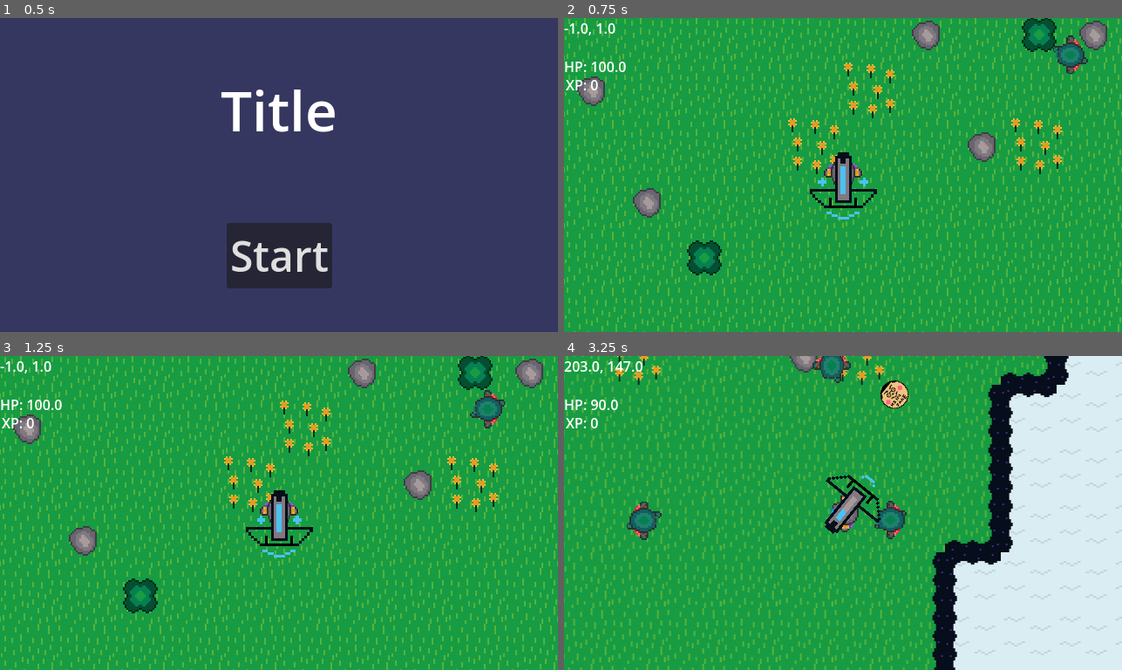
Above: before the commit, frames 1-4 (two rows, left to right).
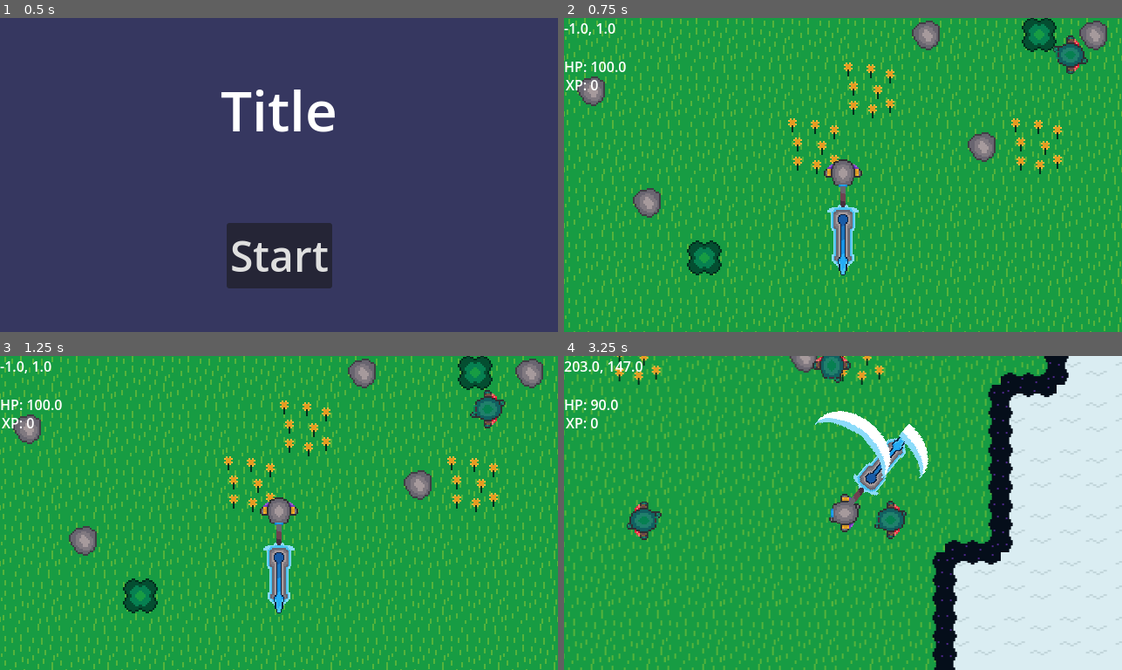
Above: after the commit, the same moments.

Repository: coder1015/real-roguelite
Game: Godot game, scene res://Scenes/main_menu.tscn
Two runs of this game, one before a commit and one after it. Both use one fixed random seed, a clock stepped at 60 frames per second and the inputs below.
Inputs (mouse positions are in pixels of both pictures, inside the frame that each line leads up to):
- Up to frame 1 (0.5 s): no input
- Up to frame 2 (0.75 s): click "Start" at 0.5 s
- Up to frame 3 (1.25 s): no input
- Up to frame 4 (3.25 s): move the mouse to (965, 497) at 1.27 s; press the mouse at (965, 497) at 1.28 s; hold D (move_right) 1.28-2.03 s; move the mouse to (731, 528) at 2.02 s; release the mouse at (731, 528) at 2.03 s; hold S (move_down) 2.03-2.78 s; click (731, 528) at 2.1 s; move the mouse to (898, 443) at 2.77 s; press the mouse at (898, 443) at 2.78 s; hold D (move_right) from 2.78 s (still down)

Frame 1 is identical in both runs. In frame 2, 1.4% of the frame differs, in the area x 44-57%, y 42-82%; in frame 3, 1.4%; in frame 4, 2.7%, in the area x 45-66%, y 7-57%.

Commit message:
Armor, holy this took a while

Diff:
--- /dev/null
+++ b/real-roguelike-godot-name/Scenes/armor_drop.tscn
@@ -0,0 +1,19 @@
+[gd_scene format=3 uid="uid://cdelprtp8h85t"]
+
+[ext_resource type="Script" uid="uid://uti4dquxmj84" path="res://Scripts/armor_drop.gd" id="1_tgjgc"]
+
+[sub_resource type="RectangleShape2D" id="RectangleShape2D_vpak2"]
+size = Vector2(150, 20)
+
+[node name="ArmorDrop" type="Area2D" unique_id=377646103]
+script = ExtResource("1_tgjgc")
+
+[node name="Label" type="Label" parent="." unique_id=688454373]
+offset_left = -75.0
+offset_top = -10.0
+offset_right = -35.0
+offset_bottom = 13.0
+horizontal_alignment = 1
+
+[node name="CollisionShape2D" type="CollisionShape2D" parent="." unique_id=1799111704]
+shape = SubResource("RectangleShape2D_vpak2")
--- /dev/null
+++ b/real-roguelike-godot-name/Scenes/armor_menu.tscn
@@ -0,0 +1,68 @@
+[gd_scene format=3 uid="uid://csi68ilfoni0k"]
+
+[ext_resource type="Script" uid="uid://c3x4pep2mflk6" path="res://Scripts/armor_menu.gd" id="1_cyo7n"]
+
+[node name="ArmorMenu" type="Control" unique_id=1867478147]
+process_mode = 3
+layout_mode = 3
+anchors_preset = 15
+anchor_right = 1.0
+anchor_bottom = 1.0
+grow_horizontal = 2
+grow_vertical = 2
+script = ExtResource("1_cyo7n")
+
+[node name="PanelContainer" type="PanelContainer" parent="." unique_id=627139744]
+process_mode = 3
+layout_mode = 0
+offset_right = 40.0
+offset_bottom = 40.0
+
+[node name="VBoxContainer" type="VBoxContainer" parent="PanelContainer" unique_id=1972721608]
+layout_mode = 2
+
+[node name="Title" type="Label" parent="PanelContainer/VBoxContainer" unique_id=1282393706]
+layout_mode = 2
+
+[node name="HSeparator" type="HSeparator" parent="PanelContainer/VBoxContainer" unique_id=197234455]
+layout_mode = 2
+
+[node name="HeadSlot" type="VBoxContainer" parent="PanelContainer/VBoxContainer" unique_id=666324320]
+layout_mode = 2
+
+[node name="HeadTitle" type="Label" parent="PanelContainer/VBoxContainer/HeadSlot" unique_id=1174721286]
+layout_mode = 2
+
+[node name="HeadStats" type="VBoxContainer" parent="PanelContainer/VBoxContainer/HeadSlot" unique_id=476181150]
+layout_mode = 2
+
+[node name="HSeparator2" type="HSeparator" parent="PanelContainer/VBoxContainer" unique_id=1512580071]
+layout_mode = 2
+
+[node name="ChestSlot" type="VBoxContainer" parent="PanelContainer/VBoxContainer" unique_id=1710509548]
+layout_mode = 2
+
+[node name="ChestTitle" type="Label" parent="PanelContainer/VBoxContainer/ChestSlot" unique_id=1532457237]
+layout_mode = 2
+
+[node name="ChestStats" type="VBoxContainer" parent="PanelContainer/VBoxContainer/ChestSlot" unique_id=1040125989]
+layout_mode = 2
+
+[node name="HSeparator3" type="HSeparator" parent="PanelContainer/VBoxContainer" unique_id=1306233265]
+layout_mode = 2
+
+[node name="LegsSlot" type="VBoxContainer" parent="PanelContainer/VBoxContainer" unique_id=583239955]
+layout_mode = 2
+
+[node name="LegsTitle" type="Label" parent="PanelContainer/VBoxContainer/LegsSlot" unique_id=1913050842]
+layout_mode = 2
+
+[node name="LegsStats" type="VBoxContainer" parent="PanelContainer/VBoxContainer/LegsSlot" unique_id=832570592]
+layout_mode = 2
+
+[node name="HSeparator4" type="HSeparator" parent="PanelContainer/VBoxContainer" unique_id=1977497984]
+layout_mode = 2
+
+[node name="CloseButton" type="Button" parent="PanelContainer/VBoxContainer" unique_id=528351440]
+layout_mode = 2
+text = "Close"
--- /dev/null
+++ b/real-roguelike-godot-name/Scenes/equip_popup.tscn
@@ -0,0 +1,65 @@
+[gd_scene format=3 uid="uid://bf653d8xd5w52"]
+
+[ext_resource type="Script" uid="uid://c031i35xl23gv" path="res://Scripts/equip_popup.gd" id="1_1hcut"]
+
+[node name="EquipPopup" type="Control" unique_id=2122264576]
+process_mode = 3
+layout_mode = 3
+anchors_preset = 15
+anchor_right = 1.0
+anchor_bottom = 1.0
+grow_horizontal = 2
+grow_vertical = 2
+script = ExtResource("1_1hcut")
+
+[node name="PanelContainer" type="PanelContainer" parent="." unique_id=336628503]
+layout_mode = 0
+offset_right = 40.0
+offset_bottom = 40.0
+
+[node name="VBoxContainer" type="VBoxContainer" parent="PanelContainer" unique_id=73015866]
+layout_mode = 2
+
+[node name="Title" type="Label" parent="PanelContainer/VBoxContainer" unique_id=379309122]
+layout_mode = 2
+
+[node name="HSeparator" type="HSeparator" parent="PanelContainer/VBoxContainer" unique_id=967487745]
+layout_mode = 2
+
+[node name="HBoxContainer" type="HBoxContainer" parent="PanelContainer/VBoxContainer" unique_id=386363775]
+layout_mode = 2
+
+[node name="NewArmorPanel" type="VBoxContainer" parent="PanelContainer/VBoxContainer/HBoxContainer" unique_id=2056302347]
+layout_mode = 2
+
+[node name="NewArmorTitle" type="Label" parent="PanelContainer/VBoxContainer/HBoxContainer/NewArmorPanel" unique_id=595860438]
+layout_mode = 2
+
+[node name="NewArmorStats" type="VBoxContainer" parent="PanelContainer/VBoxContainer/HBoxContainer/NewArmorPanel" unique_id=587820811]
+layout_mode = 2
+
+[node name="VSeparator" type="VSeparator" parent="PanelContainer/VBoxContainer/HBoxContainer" unique_id=1263335839]
+layout_mode = 2
+
+[node name="CurrentArmorPanel" type="VBoxContainer" parent="PanelContainer/VBoxContainer/HBoxContainer" unique_id=1600728910]
+layout_mode = 2
+
+[node name="CurrentArmorTitle" type="Label" parent="PanelContainer/VBoxContainer/HBoxContainer/CurrentArmorPanel" unique_id=763216549]
+layout_mode = 2
+
+[node name="CurrentArmorStats" type="VBoxContainer" parent="PanelContainer/VBoxContainer/HBoxContainer/CurrentArmorPanel" unique_id=263798730]
+layout_mode = 2
+
+[node name="HSeparator2" type="HSeparator" parent="PanelContainer/VBoxContainer" unique_id=1424719590]
+layout_mode = 2
+
+[node name="HBoxContainer2" type="HBoxContainer" parent="PanelContainer/VBoxContainer" unique_id=1959818061]
+layout_mode = 2
+
+[node name="EquipButton" type="Button" parent="PanelContainer/VBoxContainer/HBoxContainer2" unique_id=255049020]
+layout_mode = 2
+text = "Equip"
+
+[node name="CloseButton" type="Button" parent="PanelContainer/VBoxContainer/HBoxContainer2" unique_id=1414392778]
+layout_mode = 2
+text = "Close"
--- a/real-roguelike-godot-name/Scenes/world.tscn
+++ b/real-roguelike-godot-name/Scenes/world.tscn
@@ -1,7 +1,7 @@
 [gd_scene format=3 uid="uid://fnaeqtcw6krn"]
 
 [ext_resource type="Texture2D" uid="uid://cicekm74ei1cw" path="res://Assets/art/Biomes/Biome assets (3).png" id="1_go701"]
-[ext_resource type="Script" uid="uid://d1eph1rocbaj" path="res://Scenes/world_generator.gd" id="3_5a7ea"]
+[ext_resource type="Script" uid="uid://d1eph1rocbaj" path="res://Scripts/world_generator.gd" id="3_5a7ea"]
 
 [sub_resource type="TileSetAtlasSource" id="TileSetAtlasSource_5a7ea"]
 texture = ExtResource("1_go701")
--- /dev/null
+++ b/real-roguelike-godot-name/Scripts/armor_drop.gd
@@ -0,0 +1,37 @@
+extends Area2D
+
+var armor_data = {}
+
+#func setup(armor: Dictionary):
+	#armor_data = armor
+	#
+	#var rarity_name = Globals.RARITY_NAMES[armor.rarity]
+	#$Label.text = rarity_name + " " + armor.type
+	#
+	#$Label.add_theme_color_override("font_color", Globals.RARITY_COLORS[armor.rarity])
+
+
+func _input_event(viewport: Viewport, event: InputEvent, shape_idx: int) -> void:
+	if event is InputEventMouseButton:
+		if event.button_index == MOUSE_BUTTON_LEFT and event.pressed:
+			open_equip_popup()
+
+
+func open_equip_popup():
+	var popup_scene = load("res://Scenes/equip_popup.tscn")
+	var popup = popup_scene.instantiate()
+	popup.new_armor = armor_data
+	popup.drop_ref = self
+	get_tree().get_root().add_child(popup)
+
+
+# Called when the node enters the scene tree for the first time.
+func _ready() -> void:
+	var rarity_name = Globals.RARITY_NAMES[armor_data.rarity]
+	$Label.text = rarity_name + " " + armor_data.type
+	$Label.add_theme_color_override("font_color", Globals.RARITY_COLORS[armor_data.rarity])
+
+
+# Called every frame. 'delta' is the elapsed time since the previous frame.
+func _process(delta: float) -> void:
+	pass
--- /dev/null
+++ b/real-roguelike-godot-name/Scripts/armor_generator.gd
@@ -0,0 +1,48 @@
+extends Node
+
+
+func generate_armor() -> Dictionary:
+	var rarity = roll_rarity()
+	var type = Globals.ARMOR_TYPES.pick_random()
+	var stats = roll_stats(rarity)
+
+	return {
+		"type": type,
+		"rarity": rarity,
+		"stats": stats
+	}
+
+
+func roll_rarity() -> Globals.Rarity:
+	var roll = randf()
+	if roll < Globals.EPIC_CHANCE:
+		return Globals.Rarity.EPIC
+	elif roll < Globals.EPIC_CHANCE + Globals.RARE_CHANCE:
+		return Globals.Rarity.RARE
+	else:
+		return Globals.Rarity.COMMON
+
+
+func roll_stats(rarity: Globals.Rarity) -> Dictionary:
+	var stat_count = Globals.RARITY_STAT_COUNT[rarity]
+	var all_stats = Globals.STATS.keys()
+
+	all_stats.shuffle()
+
+	var result = {}
+	for i in stat_count:
+		var stat_name = all_stats[i]
+		var range = Globals.STATS[stat_name][rarity]
+		result[stat_name] = randi_range(range[0], range[1])
+
+	return result
+
+
+# Called when the node enters the scene tree for the first time.
+func _ready() -> void:
+	pass # Replace with function body.
+
+
+# Called every frame. 'delta' is the elapsed time since the previous frame.
+func _process(delta: float) -> void:
+	pass
--- /dev/null
+++ b/real-roguelike-godot-name/Scripts/armor_manager.gd
@@ -0,0 +1,35 @@
+extends Node
+
+var equipped = {
+	"Head": null,
+	"Chest": null,
+	"Legs": null
+}
+
+
+func equip(armor: Dictionary):
+	# Equips armor in that slot, old armor disappears
+	equipped[armor.type] = armor
+
+	# Tell player to recalculate stats
+	var player = get_tree().get_first_node_in_group("player")
+	if player:
+		player.recalculate_stats()
+
+
+func get_stat_total(stat_name: String) -> int:
+	# Adds up a given stat across all three equipped pieces
+	var total = 0
+	for slot in equipped:
+		if equipped[slot] != null:
+			total += equipped[slot].stats.get(stat_name, 0)
+	return total
+
+# Called when the node enters the scene tree for the first time.
+func _ready() -> void:
+	pass # Replace with function body.
+
+
+# Called every frame. 'delta' is the elapsed time since the previous frame.
+func _process(delta: float) -> void:
+	pass
--- /dev/null
+++ b/real-roguelike-godot-name/Scripts/armor_menu.gd
@@ -0,0 +1,63 @@
+extends Control
+
+var player
+
+# Called when the node enters the scene tree for the first time.
+func _ready() -> void:
+	player = get_tree().get_first_node_in_group("player")
+	$PanelContainer/VBoxContainer/CloseButton.pressed.connect(_on_close_pressed)
+	get_tree().paused = true
+	display_all_slots()
+	center_panel.call_deferred()
+
+
+func center_panel():
+	var screen_size = get_viewport_rect().size
+	var panel_size = $PanelContainer.size
+	$PanelContainer.position = player.position - screen_size/2 + Vector2(100, 0)
+
+
+func display_all_slots():
+	$PanelContainer/VBoxContainer/Title.text = "Equipped Armor"
+
+	display_slot("Head",
+	$PanelContainer/VBoxContainer/HeadSlot/HeadTitle,
+	$PanelContainer/VBoxContainer/HeadSlot/HeadStats)
+	display_slot("Chest",
+	$PanelContainer/VBoxContainer/ChestSlot/ChestTitle,
+	$PanelContainer/VBoxContainer/ChestSlot/ChestStats)
+	display_slot("Legs",
+	$PanelContainer/VBoxContainer/LegsSlot/LegsTitle,
+	$PanelContainer/VBoxContainer/LegsSlot/LegsStats)
+
+
+func display_slot(slot: String, title_label: Label, stats_container: VBoxContainer):
+	var armor = ArmorManager.equipped[slot]
+
+	if armor == null:
+		title_label.text = "No " + slot + " equipped"
+		title_label.add_theme_color_override("font_color", Color.GRAY)
+		return
+
+	var rarity_name = Globals.RARITY_NAMES[armor.rarity]
+	title_label.text = rarity_name + " " + armor.type
+	title_label.add_theme_color_override("font_color", Globals.RARITY_COLORS[armor.rarity])
+
+	# Clear any old stat labels first
+	for child in stats_container.get_children():
+		child.queue_free()
+
+	for stat in armor.stats:
+		var label = Label.new()
+		label.text = stat + ": " + str(armor.stats[stat])
+		stats_container.add_child(label)
+
+
+func _on_close_pressed():
+	get_tree().paused = false
+	queue_free()
+
+
+# Called every frame. 'delta' is the elapsed time since the previous frame.
+func _process(delta: float) -> void:
+	pass
--- a/real-roguelike-godot-name/Scripts/enemy.gd
+++ b/real-roguelike-godot-name/Scripts/enemy.gd
@@ -41,8 +41,19 @@
 		die()
 
 func die() -> void:
+	if randf() < Globals.DROP_CHANCE:
+		var armor = ArmorGenerator.generate_armor()
+		spawn_armor_drop(armor)
+
 	emit_signal("xp_dropped", xp_value)
 	queue_free()
+
+func spawn_armor_drop(armor: Dictionary):
+	var drop_scene = load("res://Scenes/armor_drop.tscn")
+	var drop = drop_scene.instantiate()
+	drop.position = position  # spawn at enemy's position
+	drop.armor_data = armor        # pass the armor data to the drop scene
+	get_parent().add_child.call_deferred(drop)
 
 func _on_detection_area_body_entered(body: Node2D) -> void:
 	player = body
--- /dev/null
+++ b/real-roguelike-godot-name/Scripts/equip_popup.gd
@@ -0,0 +1,89 @@
+extends Control
+
+var new_armor = {}
+var drop_ref = null    # reference to the armor_drop node so we can remove it
+
+var player
+
+#func setup(armor: Dictionary, drop: Area2D):
+	#new_armor = armor
+	#drop_ref = drop
+	#
+	#get_tree().paused = true  # pause the game while popup is open
+	#
+	#display_new_armor()
+	#display_current_armor()
+
+
+func display_new_armor():
+	var rarity_name = Globals.RARITY_NAMES[new_armor.rarity]
+	$PanelContainer/VBoxContainer/Title.text = "New " + new_armor.type + " Found!"
+
+	var title = $PanelContainer/VBoxContainer/HBoxContainer/NewArmorPanel/NewArmorTitle
+	title.text = rarity_name + " " + new_armor.type
+	title.add_theme_color_override("font_color", Globals.RARITY_COLORS[new_armor.rarity])
+
+	# Populate new armor stats
+	var stats_container = $PanelContainer/VBoxContainer/HBoxContainer/NewArmorPanel/NewArmorStats
+	for stat in new_armor.stats:
+		var label = Label.new()
+		label.text = stat + ": " + str(new_armor.stats[stat])
+		stats_container.add_child(label)
+
+
+func display_current_armor():
+	var current = ArmorManager.equipped[new_armor.type]
+
+	var title = $PanelContainer/VBoxContainer/HBoxContainer/CurrentArmorPanel/CurrentArmorTitle
+	var stats_container = $PanelContainer/VBoxContainer/HBoxContainer/CurrentArmorPanel/CurrentArmorStats
+
+	if current == null:
+		title.text = "No " + new_armor.type + " equipped"
+		return
+
+	var rarity_name = Globals.RARITY_NAMES[current.rarity]
+	title.text = rarity_name + " " + current.type
+	title.add_theme_color_override("font_color", Globals.RARITY_COLORS[current.rarity])
+
+	for stat in current.stats:
+		var label = Label.new()
+		label.text = stat + ": " + str(current.stats[stat])
+		stats_container.add_child(label)
+
+
+func _on_equip_pressed():
+	ArmorManager.equip(new_armor)
+	if drop_ref:
+		drop_ref.queue_free()    # remove the drop from the world
+	close()
+
+
+func _on_close_pressed():
+	close()
+
+
+func close():
+	get_tree().paused = false
+	queue_free()
+
+
+func center_panel():
+	var screen_size = get_viewport_rect().size
+	var panel_size = $PanelContainer.size
+	$PanelContainer.position = player.position - (screen_size - panel_size) / 2
+
+
+# Called when the node enters the scene tree for the first time.
+func _ready() -> void:
+	player = get_tree().get_first_node_in_group("player")
+	get_tree().paused = true
+	$PanelContainer/VBoxContainer/HBoxContainer2/EquipButton.pressed.connect(_on_equip_pressed)
+	$PanelContainer/VBoxContainer/HBoxContainer2/CloseButton.pressed.connect(_on_close_pressed)
+	center_panel.call_deferred()
+	display_new_armor()
+	display_current_armor()
+
+
+# Called every frame. 'delta' is the elapsed time since the previous frame.
+func _process(delta: float) -> void:
+	pass
--- a/real-roguelike-godot-name/Scripts/globals.gd
+++ b/real-roguelike-godot-name/Scripts/globals.gd
@@ -10,6 +10,50 @@
 	Vector2i(3, 4): "res://Scenes/enemy.tscn",   # snow  — replace with snow enemy later
 }
 
+
+# ----------Rarities----------
+enum Rarity {COMMON, RARE, EPIC}
+
+const RARITY_COLORS = {
+	Rarity.COMMON: Color.WHITE,
+	Rarity.RARE: Color.BLUE,
+	Rarity.EPIC: Color.PURPLE
+}
+
+const RARITY_NAMES = {
+	Rarity.COMMON: "Common",
+	Rarity.RARE: "Rare",
+	Rarity.EPIC: "Epic"
+}
+
+const RARITY_STAT_COUNT = {
+	Rarity.COMMON: 2,
+	Rarity.RARE: 3,
+	Rarity.EPIC: 4
+}
+
+# Drop chances
+const DROP_CHANCE = 0.25  # 25% chance to drop anything
+const COMMON_CHANCE = 0.70  # of drops, 70% common
+const RARE_CHANCE = 0.25  # 25% rare
+const EPIC_CHANCE = 0.05  # 5% epic
+
+const ARMOR_TYPES = ["Head", "Chest", "Legs"]
+
+# 9 placeholder stats with ranges per rarity [min, max]
+const STATS = {
+	"max_hp": { Rarity.COMMON: [1, 5],   Rarity.RARE: [4, 10],  Rarity.EPIC: [8, 20]  },
+	"defense": { Rarity.COMMON: [1, 5],   Rarity.RARE: [4, 10],  Rarity.EPIC: [8, 20]  },
+	"speed": { Rarity.COMMON: [1, 5],   Rarity.RARE: [4, 10],  Rarity.EPIC: [8, 20]  },
+	"attack": { Rarity.COMMON: [1, 5],   Rarity.RARE: [4, 10],  Rarity.EPIC: [8, 20]  },
+	"crit_rate": { Rarity.COMMON: [1, 5],   Rarity.RARE: [4, 10],  Rarity.EPIC: [8, 20]  },
+	"auto_damage": { Rarity.COMMON: [1, 5],   Rarity.RARE: [4, 10],  Rarity.EPIC: [8, 20]  },
+	"auto_speed": { Rarity.COMMON: [1, 5],   Rarity.RARE: [4, 10],  Rarity.EPIC: [8, 20]  },
+	"proj_speed": { Rarity.COMMON: [1, 5],   Rarity.RARE: [4, 10],  Rarity.EPIC: [8, 20]  },
+	"pierce": { Rarity.COMMON: [1, 5],   Rarity.RARE: [4, 10],  Rarity.EPIC: [8, 20]  },
+}
+
+
 # Called when the node enters the scene tree for the first time.
 func _ready() -> void:
 	pass # Replace with function body.
--- a/real-roguelike-godot-name/Scripts/player.gd
+++ b/real-roguelike-godot-name/Scripts/player.gd
@@ -11,15 +11,26 @@
 var xp_to_next_level: int = 100
 
 # Base Stats
-var max_hp: float = 100.0 # Flat max hp, default = 100.0
-var defense = 0 # Gets converted into a multiplicative and additive damage reduction, default = 0
-var speed = 200 # Flat speed, default = 200
-var attack = 0 # Additive to weapon base damage, default = 0
-var crit_rate: float = 0.0 # Chance to crit from 0.0 to 1.0, success is a time 3 multiplier to final damage, default = 0.0
-var auto_damage: float = 1.0 # Ranges from 1.0 to 2.0, multiplicative damage increase, default = 1.0
-var auto_speed: float = 0.0 # Additive to the cooldown calculation, default = 0.0
-var proj_speed: float = 0.0 # Additive to base speed in the _spawn_projectile method, default = 0.0
-var pierce: int = 0 # Additive to base pierce in the _spawn_projectile method, default = 0
+const BASE_MAX_HP: float = 100.0
+const BASE_DEFENSE = 0
+const BASE_SPEED = 200
+const BASE_ATTACK = 0
+const BASE_CRIT_RATE: float = 0.0
+const BASE_AUTO_DAMAGE: float = 1.0
+const BASE_AUTO_SPEED: float = 0.0
+const BASE_PROJ_SPEED: float = 0.0
+const BASE_PIERCE: int = 0
+
+# Current Stat Variables
+var max_hp: float = BASE_MAX_HP             # Flat max hp, default = 100.0
+var defense = BASE_DEFENSE                  # Gets converted into a multiplicative and additive damage reduction, default = 0
+var speed = BASE_SPEED                      # Flat speed, default = 200
+var attack = BASE_ATTACK                    # Additive to weapon base damage, default = 0
+var crit_rate: float = BASE_CRIT_RATE       # Chance to crit from 0.0 to 1.0, success is a time 3 multiplier to final damage, default = 0.0
+var auto_damage: float = BASE_AUTO_DAMAGE   # Ranges from 1.0 to 2.0, multiplicative damage increase, default = 1.0
+var auto_speed: float = BASE_AUTO_SPEED     # Additive to the cooldown calculation, default = 0.0
+var proj_speed: float = BASE_PROJ_SPEED     # Additive to base speed in the _spawn_projectile method, default = 0.0
+var pierce: int = BASE_PIERCE               # Additive to base pierce in the _spawn_projectile method, default = 0
 # Implement below stats later
 var ability_damage
 var cooldown
@@ -41,7 +52,7 @@
 	$weapon_system/Ranged/Gun.hide()
 	$weapon_system/Ranged/EBow.hide()
 	$weapon_system/Melee/Sword.hide()
-	set_weapon($weapon_system/Ranged/EBow)
+	set_weapon($weapon_system/Melee/Sword)
 
 	var width = Globals.WORLD_WIDTH * Globals.TILE_SIZE
 	var height = Globals.WORLD_HEIGHT * Globals.TILE_SIZE
@@ -88,6 +99,15 @@
 	take_damage(damage, knockback)
 
 
+func _input(event):
+	if event.is_action_pressed("open_armor_menu"):
+		# Don't open if something else is already paused
+		if get_tree().paused:
+			return
+		var menu = load("res://Scenes/armor_menu.tscn").instantiate()
+		get_tree().get_root().add_child(menu)
+
+
 func take_damage(damage: int, knockback: Vector2) -> void:
 	if invincible:
 		return
@@ -129,6 +149,20 @@
 		get_parent().get_node("HUD").update_xp(xp)
 
 
+func recalculate_stats():
+	max_hp = BASE_MAX_HP + ArmorManager.get_stat_total("max_hp")
+	defense = BASE_DEFENSE + ArmorManager.get_stat_total("defense")
+	speed = BASE_SPEED + ArmorManager.get_stat_total("speed")
+	attack = BASE_ATTACK + ArmorManager.get_stat_total("attack")
+	crit_rate = BASE_CRIT_RATE + ArmorManager.get_stat_total("crit_rate")
+	auto_damage = BASE_AUTO_DAMAGE + ArmorManager.get_stat_total("auto_damage")
+	auto_speed = BASE_AUTO_SPEED + ArmorManager.get_stat_total("auto_speed")
+	proj_speed = BASE_PROJ_SPEED + ArmorManager.get_stat_total("proj_speed")
+	pierce = BASE_PIERCE + ArmorManager.get_stat_total("pierce")
+
+	hp = min(hp, max_hp)
+
+
 func _animate():
 	if velocity.length() > 0:
 		$AnimatedSprite2D.play()
--- a/real-roguelike-godot-name/project.godot
+++ b/real-roguelike-godot-name/project.godot
@@ -18,6 +18,8 @@
 [autoload]
 
 Globals="*uid://cxujs0txkse10"
+ArmorGenerator="*uid://dfuqfkmkyi7re"
+ArmorManager="*uid://chn60rqfcfutk"
 
 [display]
 
@@ -52,6 +54,11 @@
 "events": [Object(InputEventMouseButton,"resource_local_to_scene":false,"resource_name":"","device":-1,"window_id":0,"a …(253 unchanged characters)…
 ]
 }
+open_armor_menu={
+"deadzone": 0.2,
+"events": [Object(InputEventKey,"resource_local_to_scene":false,"resource_name":"","device":-1,"window_id":0,"alt_pressed":false,"shift_pressed":false,"ctrl_pressed":false,"meta_pressed":false,"pressed":false,"keycode":0,"physical_keycode":67,"key_label":0,"unicode":99,"location":0,"echo":false,"script":null)
+]
+}
 
 [layer_names]
 
Binary file added: real-roguelike-godot-name/Assets/art/Armor/Bad armor.png
Not shown, added: real-roguelike-godot-name/Assets/art/Armor/Bad armor.png.import
Not shown, added: real-roguelike-godot-name/Scripts/armor_drop.gd.uid
Not shown, added: real-roguelike-godot-name/Scripts/armor_generator.gd.uid
Not shown, added: real-roguelike-godot-name/Scripts/armor_manager.gd.uid
Not shown, added: real-roguelike-godot-name/Scripts/armor_menu.gd.uid
Not shown, added: real-roguelike-godot-name/Scripts/equip_popup.gd.uid
Renamed: real-roguelike-godot-name/Scenes/world_generator.gd -> real-roguelike-godot-name/Scripts/world_generator.gd
Renamed: real-roguelike-godot-name/Scenes/world_generator.gd.uid -> real-roguelike-godot-name/Scripts/world_generator.gd.uid
